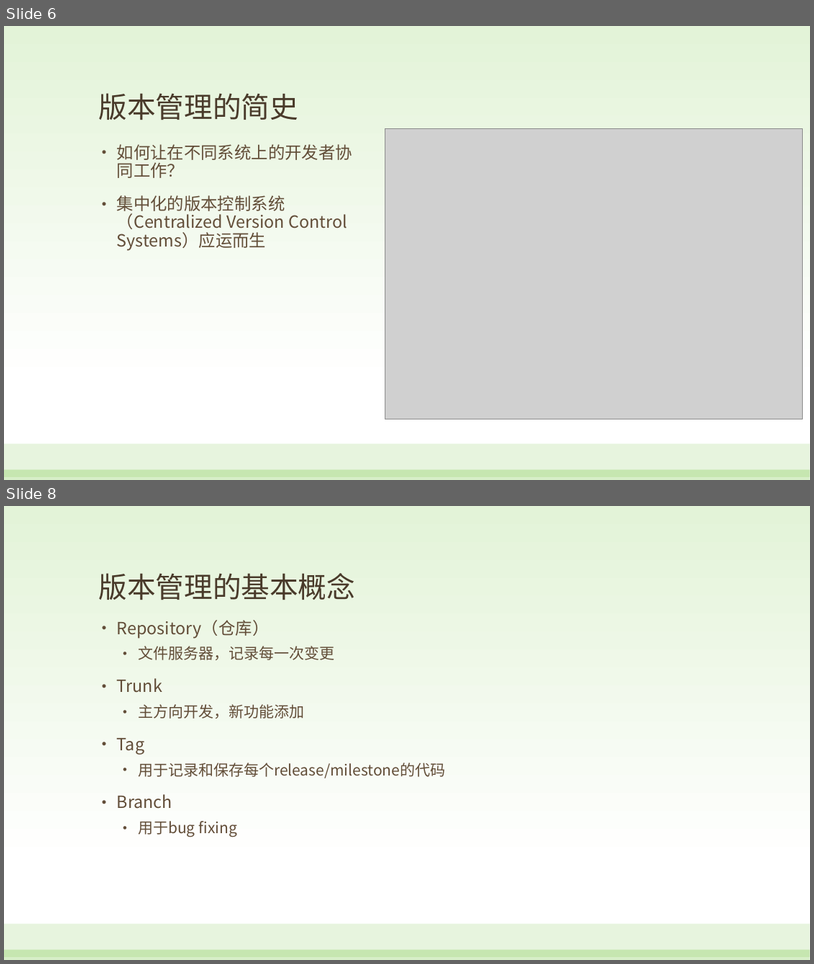
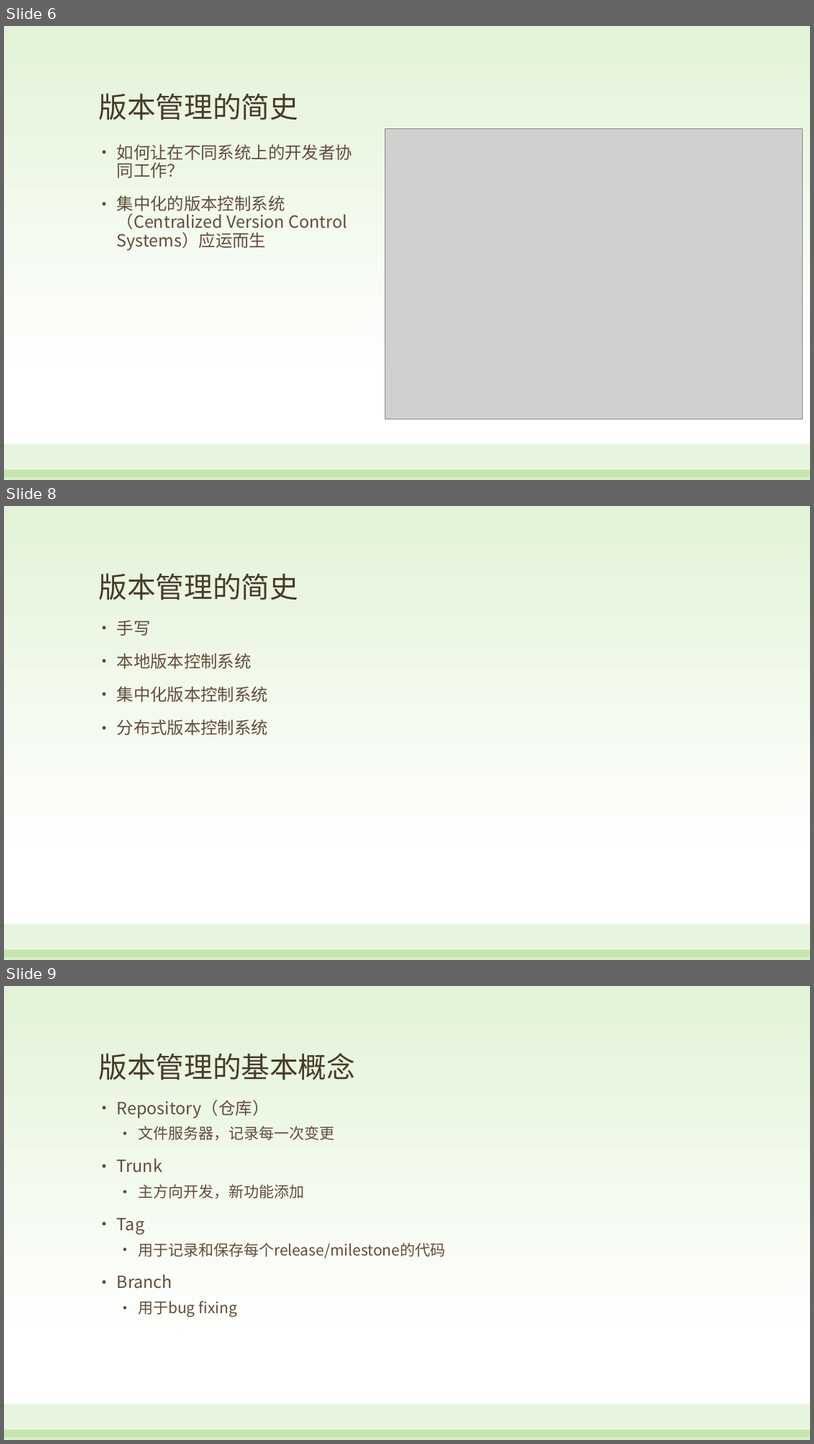
Before and after one commit to wangjidilidun/CommunicationPPT, a slide deck: 版本管理工具.pptx. Shown one above the other, each under a label of ours: slides 6 and 8 before the commit, slides 6, 8 and 9 after it; the slides between them are not shown. The pictures are 814x964 and 814x1444 pixels, drawn with LibreOffice and Linux fonts; fonts in the diff are those of the drawing; grey boxes stand for pictures. Boxes give left, top, right and bottom in pixels: in the first picture for what was removed or moved away, otherwise in the second. Text is boxed around its words. In the diff, an @@ line names an element or a change of style, - is before the commit and + after.

```diff
--- a/版本管理工具.pptx
+++ b/版本管理工具.pptx
@@ slide 8 added at [4, 506, 810, 960], background gradient #E3F3D8 to #FFFFFF; not listed: 2 template elements that a slide beside it also shows @@
@@ title added at [99, 573, 298, 600], 34 pt, text #4A3A2A @@
+版本管理的简史
@@ text added at [117, 620, 268, 735], 20 pt, text #624D38 @@
+• 手写
+• 本地版本控制系统
+• 集中化版本控制系统
+• 分布式版本控制系统
@@ what was slide 8 is now slide 9 @@
```
Also in this commit, not shown: 6 slides changed, 1 slide removed, 2 other files.
